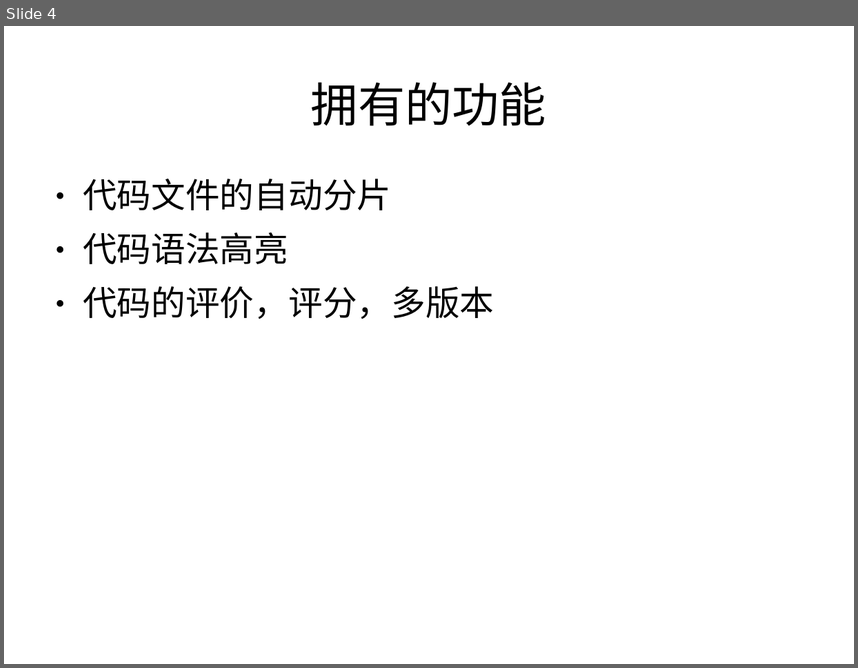
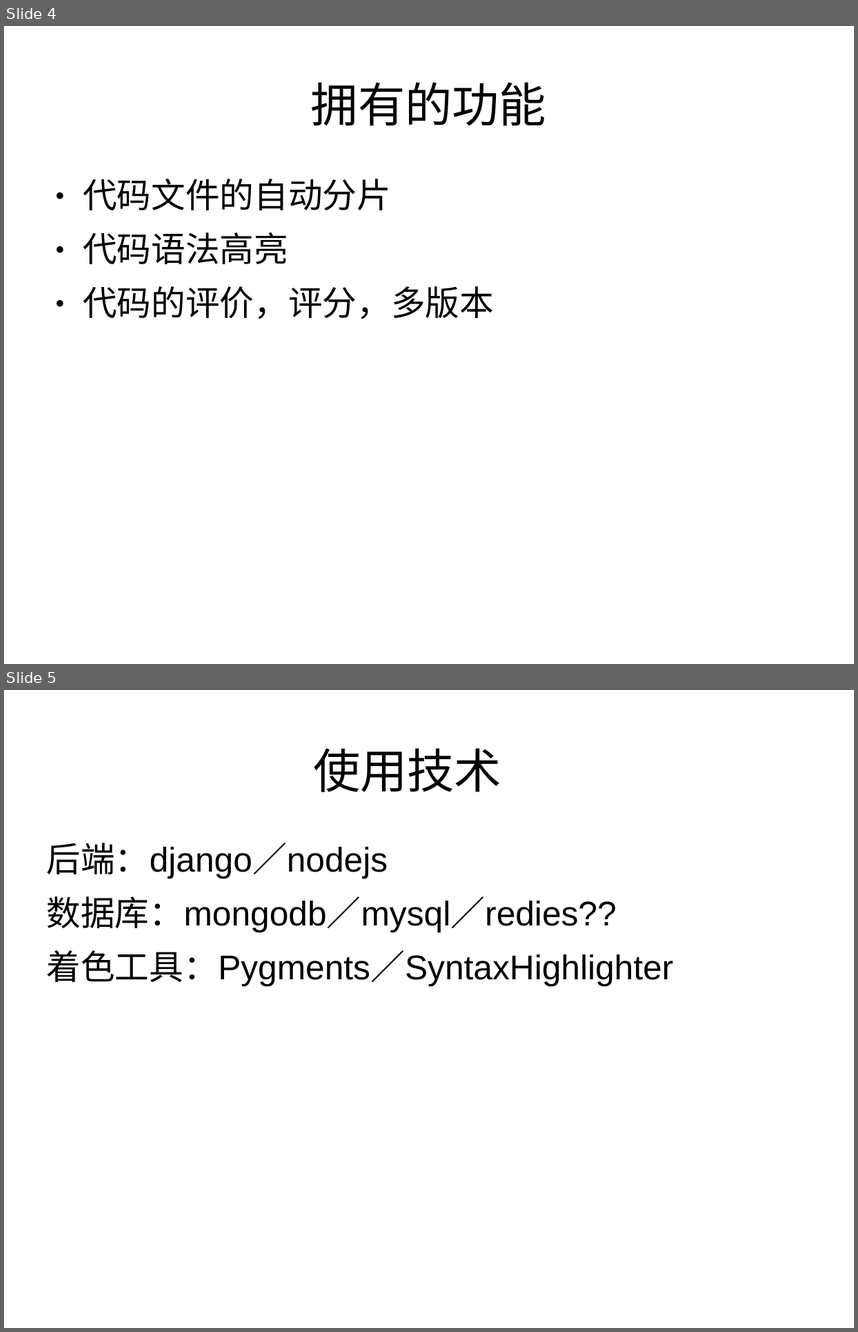
Before and after one commit to audoe/code_review_site, a slide deck: 代码高亮网站需求文档与设计分析.ppt. Shown one above the other, each under a label of ours: slide 4 before the commit, slides 4 and 5 after it. The pictures are 858x668 and 858x1332 pixels, drawn with LibreOffice and Linux fonts; fonts in the diff are those of the drawing. Boxes give left, top, right and bottom in pixels: in the first picture for what was removed or moved away, otherwise in the second. Text is boxed around its words. In the diff, an @@ line names an element or a change of style, - is before the commit and + after.

```diff
--- a/代码高亮网站需求文档与设计分析.ppt
+++ b/代码高亮网站需求文档与设计分析.ppt
@@ slide 5 added at (4, 690, 854, 1328), background #FFFFFF @@
@@ title added at (313, 748, 501, 792), 44 pt, text #000000 @@
+使用技术
@@ text added at (47, 842, 674, 987), 32 pt, text #000000 @@
+后端：django／nodejs
+数据库：mongodb／mysql／redies??
+着色工具：Pygments／SyntaxHighlighter
```
Also in this commit, not shown: 1 slide changed, 1 slide removed.
